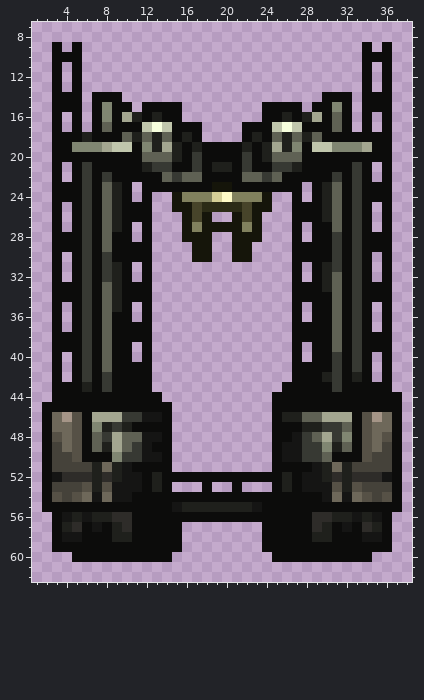
Two states of a sprite sheet, content/Entities/Structures/Industry/Deteriorator/deteriorator.00.png. The picture above is the old version.
The file is 80x64 pixels. Colours within 5 levels of each other are drawn and written as one. Shown: x 1..38, y 7..62.
And afterwards:
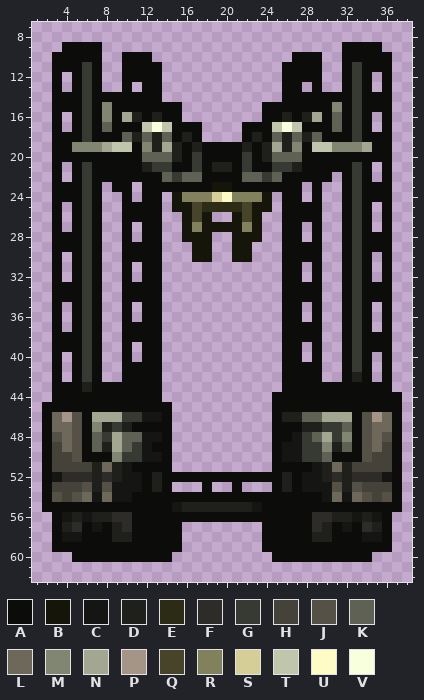
Palette (. is transparent): A #0c0c0b  B #15150a  C #151514  D #1f201c  E #2b2b16  F #2e2c29  G #373933  H #45423a  J #565146  K #5f6154  L #6e685a  M #808672  N #a3a690  P #a59587  Q #47442a  R #81815e  S #d5cf97  T #c0c6ac  U #fffbc7  V #f7ffdd
Difference:
@@ x 1..38 @@
  8 ......................................
- 9 ..A.A............................A.A..
-10 ..AAA............................AAA..
-11 ..A.A............................A.A..
-12 ..A.A............................A.A..
-13 ..A.A............................A.A..
-14 ..AAA.AAA....................AAA.AAA..
-15 ..AAA.AMAA.AAAA........AAAA.AAMA.AAA..
-16 ..A.A.AMANDADAA........AADADNAKA.A.A..
-17 ..A.A.AKAAATVTAAA....AAATVTAAAKA.A.A..
-18 ..AAADAAAKDKDKADA....ADAKDKDKAAAAAAA..
+ 9 ...AAAA........................AAAA...
+10 ..AAAAA..AAA..............AAA..AAAAA..
+11 ..AAAGA..AAAA............AAAA..AGAAA..
+12 ..A.AGA..AAAA............AAAA..AGA.A..
+13 ..A.AGA..A.AA............AA.A..AGA.A..
+14 ..AAAGAAAAAAA............AAAAAAAGAAA..
+15 ..AAAGAMAAAAAAA........AAAAAAAMAGAAA..
+16 ..A.AGAMANDADAA........AADADNAKAGA.A..
+17 ..A.AGAKAAATVTAAA....AAATVTAAAKAGA.A..
+18 ..AAAGAAAKDKDKADA....ADAKDKDKAAAGAAA..
 19 ..AAMMMNTTAMDNDADAAAADADNDMATTMMMNAA..
@@ x 1..38 @@
 21 ..A.AGAAAAADGGAAGADDAGAAGGDAAAAAGA.A..
-22 ..A.AGAGAAAAAKGKKAAAAKKGKAAAAAGAGA.A..
-23 ..AAAGAKDA.AAAAAAABBAAAAAAA.ADKAGAAA..
-24 ..AAAGAKDA.A..BRRRSURRRB..A.ADKAGAAA..
-25 ..A.AGAKDAAA..BBQEEEEQBB..AAADKAGA.A..
-26 ..A.AGAKDAAA...BQB..BQB...AAADKAGA.A..
-27 ..A.AGAKDA.A...BRBBBBRB...A.AAKAGA.A..
-28 ..AAAGAKAA.A...BBB..BBB...A.AAGAGAAA..
-29 ..AAAGAKAAAA....BB..BB....AAAAGAGAAA..
-30 ..A.AGAGAAAA....BB..BB....AAAAGAGA.A..
-31 ..A.AGAGDA.A..............A.ADGAGA.A..
-32 ..A.AGAGDA.A..............A.ADKAGA.A..
-33 ..AAAGAKDAAA..............AAADKAGAAA..
-34 ..AAAGAKDAAA..............AAAAKAGAAA..
-35 ..A.AGAKDA.A..............A.AAKAGA.A..
-36 ..A.AGAKAA.A..............A.AAKAGA.A..
-37 ..A.AGAKAAAA..............AAAAKAGA.A..
-38 ..AAAGAKAAAA..............AAAAKAGAAA..
-39 ..AAAGAKAA.A..............A.AAKAGAAA..
-40 ..A.AGAKAA.A..............A.AAGAGA.A..
-41 ..A.AGAKAAAA..............AAAAGAGA.A..
-42 ..A.AGAGAAAA..............AAADGADA.A..
-43 ..AAADAGAAAA.............AAAAAGAAAAA..
+22 ..A.AGAAAAAAAKGKKAAAAKKGKAAAAA.AGA.A..
+23 ..AAAGA.AA.AAAAAAABBAAAAAAA.A..AGAAA..
+24 ..AAAGA..A.AA.BRRRSURRRB.AA.A..AGAAA..
+25 ..A.AGA..AAAA.BBQEEEEQBB.AAAA..AGA.A..
+26 ..A.AGA..AAAA..BQB..BQB..AAAA..AGA.A..
+27 ..A.AGA..A.AA..BRBBBBRB..AA.A..AGA.A..
+28 ..AAAGA..A.AA..BBB..BBB..AA.A..AGAAA..
+29 ..AAAGA..AAAA...BB..BB...AAAA..AGAAA..
+30 ..A.AGA..AAAA...BB..BB...AAAA..AGA.A..
+31 ..A.AGA..A.AA............AA.A..AGA.A..
+32 ..A.AGA..A.AA............AA.A..AGA.A..
+33 ..AAAGA..AAAA............AAAA..AGAAA..
+34 ..AAAGA..AAAA............AAAA..AGAAA..
+35 ..A.AGA..A.AA............AA.A..AGA.A..
+36 ..A.AGA..A.AA............AA.A..AGA.A..
+37 ..A.AGA..AAAA............AAAA..AGA.A..
+38 ..AAAGA..AAAA............AAAA..AGAAA..
+39 ..AAAGA..A.AA............AA.A..AGAAA..
+40 ..A.AGA..A.AA............AA.A..AGA.A..
+41 ..A.AGA..AAAA............AAAA..AGA.A..
+42 ..A.AGA..AAAA............AAAA..ADA.A..
+43 ..AAADAAAAAAA............AAAAAAAAAAA..
 44 ..AAAAAAAAAAA...........AAAAAAAAAAAAA.
Where, in picture pixels (left, top, right, bottom), the same in both pictures:
changed: (52, 42, 162, 142)
changed: (282, 42, 392, 142)
changed: (102, 172, 122, 392)
changed: (282, 172, 342, 392)
added: (152, 192, 162, 392)
